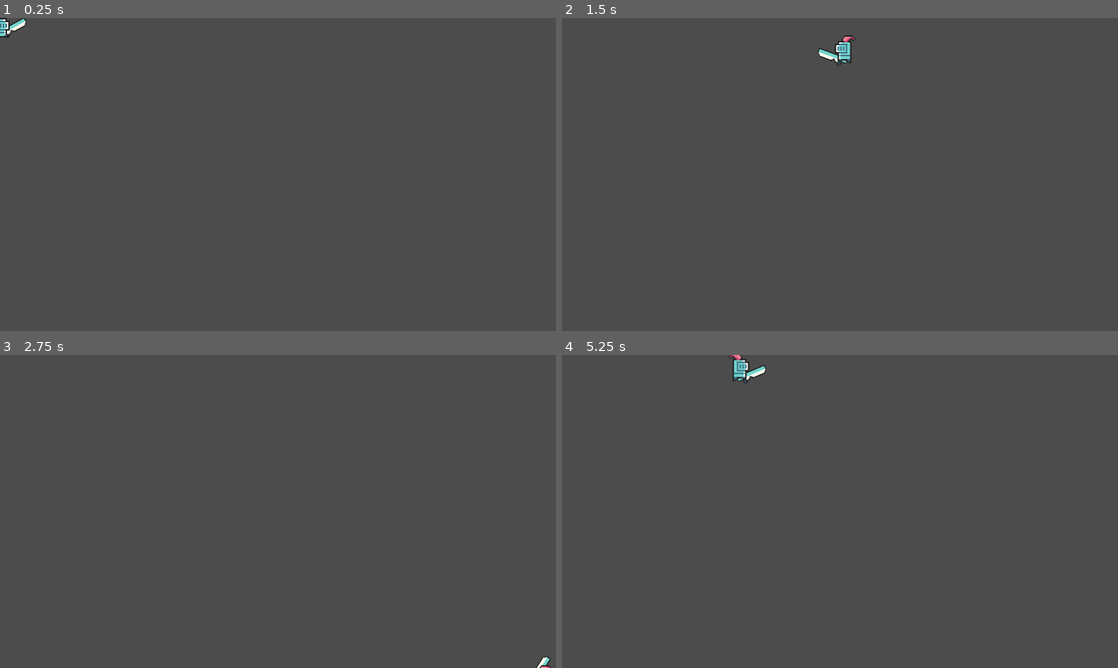
Above: before the commit, frames 1-4 (two rows, left to right).
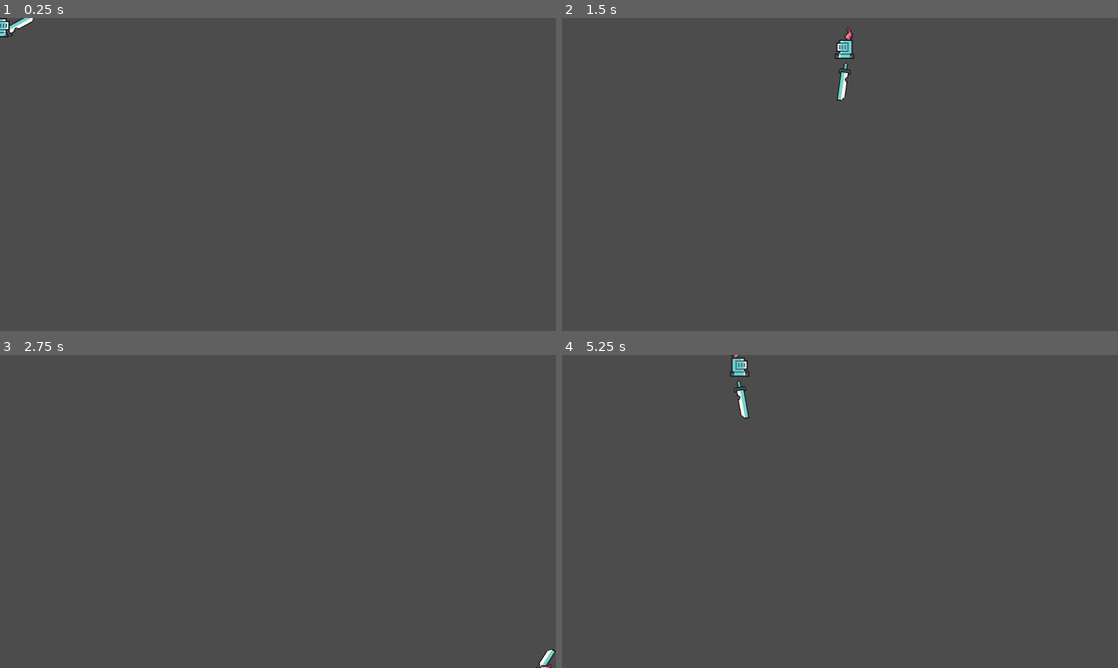
Above: after the commit, the same moments.

Repository: guillermo-st/roguelike-tdl
Game: Godot game, scene res://scenes/player/Player.tscn
Same seed, same stepped clock (60 frames per second), same inputs: the game is played once before the commit and once after it.
Inputs (mouse positions are in pixels of both pictures, inside the frame that each line leads up to):
- Up to frame 1 (0.25 s): no input
- Up to frame 2 (1.5 s): move the mouse to (962, 158) at 0.52 s; hold Right (ui_right) 0.53-1.28 s; click (962, 158) at 0.6 s; move the mouse to (728, 190) at 1.27 s; hold Down (ui_down) from 1.28 s (still down); click (728, 190) at 1.35 s
- Up to frame 3 (2.75 s): move the mouse to (333, 442) at 2.02 s; release Down (ui_down) at 2.03 s; hold Right (ui_right) from 2.03 s (still down); click (333, 442) at 2.1 s
- Up to frame 4 (5.25 s): move the mouse to (812, 574) at 2.77 s; release Right (ui_right) at 2.78 s; hold Up (ui_up) 2.78-3.53 s; click (812, 574) at 2.85 s; tap Enter at 3.5 s; move the mouse to (1006, 558) at 3.52 s; hold Left (ui_left) 3.53-5.03 s; click (1006, 558) at 3.6 s; move the mouse to (673, 464) at 4.27 s; click (673, 464) at 4.35 s; tap Space at 5 s; move the mouse to (867, 511) at 5.02 s; hold Down (ui_down) from 5.03 s (still down); click (867, 511) at 5.1 s

The runs differ from the first frame. In frame 1, less than 0.1% of the frame differs, in the area x 1-7%, y 0-7%; in frame 2, 0.5%, in the area x 46-53%, y 2-27%; in frame 3, less than 0.1%; in frame 4, 0.4%.

Commit message:
made the weapon rotate acording to mouse direction

Diff:
--- a/scenes/weapon/Weapon.gd
+++ b/scenes/weapon/Weapon.gd
@@ -2,7 +2,6 @@
 
 export var hit_umbral = 0.25
 var elpased_hit_time = 0
-var is_flipped = false
 
 signal hit
 signal hit_attempt_started
@@ -20,20 +19,14 @@
 	if self.elpased_hit_time > hit_umbral and Input.is_action_just_pressed("ui_attack"):
 		self.behave_when_hitting()
 
+
 func behave_when_hitting():
 	self.elpased_hit_time = 0
 	emit_signal("hit_attempt_started")
-	$Pivot.rotate(0.6 * PI * self.get_rotation_factor())
+	$Pivot/SwordAnimationPlayer.play("SwordAttack")
 	$AttackTimer.start()
 	$Area2D/CollisionShape2D.disabled = false
 
-
-func flip_horizontally():
-	self.is_flipped = !self.is_flipped
-	self.position.x = -self.position.x
-	$Area2D/CollisionShape2D.position.x = -$Area2D/CollisionShape2D.position.x
-	$Pivot/Sprite.flip_h = self.position.x < 0
-	$Pivot/Sprite.rotation = -$Pivot/Sprite.rotation
 
 func _on_Area2D_body_entered(_body):
 	print("HIT")
@@ -42,12 +35,4 @@
 
 func _on_AttackTimer_timeout():
 	$Area2D/CollisionShape2D.disabled = true
-	$Pivot.rotate(-0.6 * PI * self.get_rotation_factor())
 	emit_signal("hit_attempt_ended")
-
-
-func get_rotation_factor():
-	var rotation_factor = 1
-	if self.is_flipped:
-		rotation_factor = -1
-	return rotation_factor
--- a/scenes/weapon/Weapon.tscn
+++ b/scenes/weapon/Weapon.tscn
@@ -1,29 +1,64 @@
-[gd_scene load_steps=4 format=2]
+[gd_scene load_steps=6 format=2]
 
 [ext_resource path="res://scenes/player/playerAssets/weapons/weapon_anime_sword.png" type="Texture" id=1]
 [ext_resource path="res://scenes/weapon/Weapon.gd" type="Script" id=2]
 
-[sub_resource type="CircleShape2D" id=1]
-radius = 18.0
+[sub_resource type="Animation" id=3]
+length = 0.001
+tracks/0/type = "bezier"
+tracks/0/path = NodePath(".:rotation_degrees")
+tracks/0/interp = 1
+tracks/0/loop_wrap = true
+tracks/0/imported = false
+tracks/0/enabled = true
+tracks/0/keys = {
+"points": PoolRealArray( 0, -0.25, 0, 0.25, 0 ),
+"times": PoolRealArray( 0 )
+}
+
+[sub_resource type="Animation" id=2]
+resource_name = "SwordAttack"
+length = 0.25
+step = 0.0
+tracks/0/type = "bezier"
+tracks/0/path = NodePath(".:rotation_degrees")
+tracks/0/interp = 1
+tracks/0/loop_wrap = true
+tracks/0/imported = false
+tracks/0/enabled = true
+tracks/0/keys = {
+"points": PoolRealArray( 0, -0.25, 0, 0.25, 0, 108, -0.25, 0, 0.25, 0, 0, -0.25, 0, 0.25, 0 ),
+"times": PoolRealArray( 0, 0.19079, 0.25 )
+}
+
+[sub_resource type="CapsuleShape2D" id=1]
+radius = 22.0
+height = 0.0
 
 [node name="Weapon" type="Node2D"]
 script = ExtResource( 2 )
 
 [node name="Pivot" type="Node2D" parent="."]
 
+[node name="SwordAnimationPlayer" type="AnimationPlayer" parent="Pivot"]
+anims/RESET = SubResource( 3 )
+anims/SwordAttack = SubResource( 2 )
+
 [node name="Sprite" type="Sprite" parent="Pivot"]
-position = Vector2( 0, -14 )
+position = Vector2( 0, -19 )
+scale = Vector2( 1, 1.25 )
 texture = ExtResource( 1 )
 
 [node name="Area2D" type="Area2D" parent="."]
 
 [node name="CollisionShape2D" type="CollisionShape2D" parent="Area2D"]
-position = Vector2( 13, -12 )
+position = Vector2( 21, -21 )
+rotation = 1.5708
 shape = SubResource( 1 )
 disabled = true
 
 [node name="AttackTimer" type="Timer" parent="."]
-wait_time = 0.1
+wait_time = 0.15
 one_shot = true
 
 [connection signal="body_entered" from="Area2D" to="." method="_on_Area2D_body_entered"]
